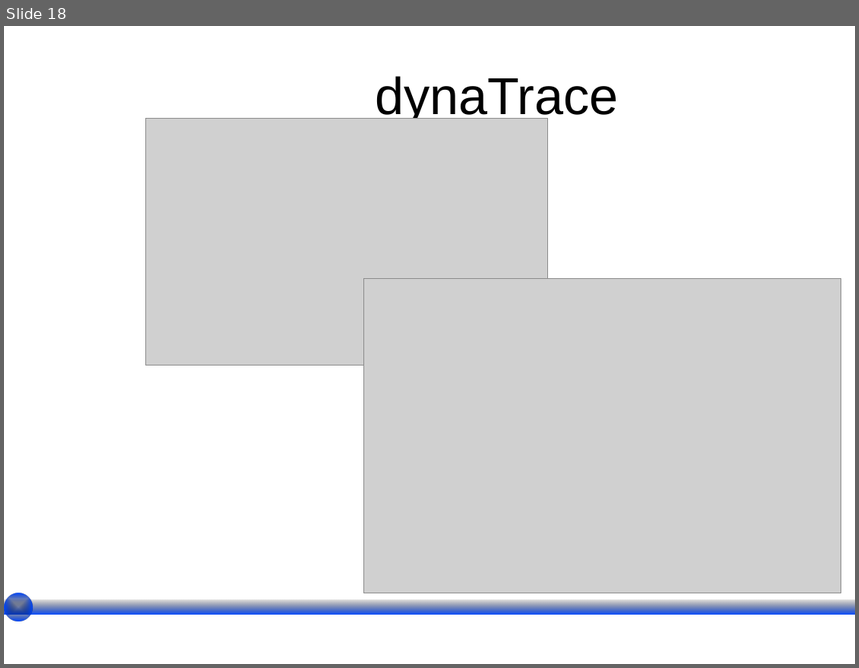
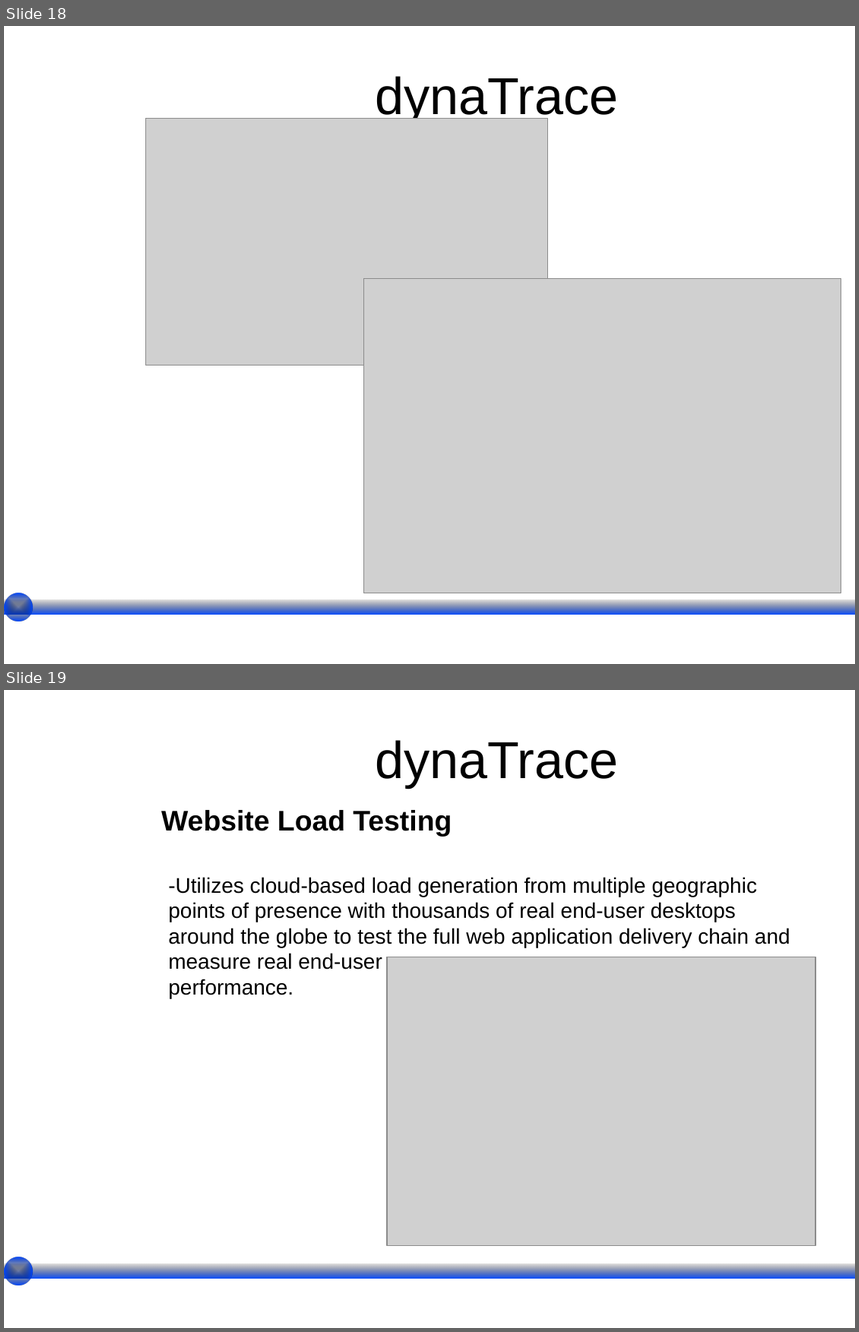
Before and after one commit to wesreisz/cis411-lightningTalks, a slide deck: Wellinghurst- dynaTrace.ppt. Shown one above the other, each under a label of ours: slide 18 before the commit, slides 18 and 19 after it. The pictures are 859x668 and 859x1332 pixels, drawn with LibreOffice and Linux fonts; fonts in the diff are those of the drawing; grey boxes stand for pictures; background and template pictures are left out. Boxes give left, top, right and bottom in pixels: in the first picture for what was removed or moved away, otherwise in the second. Text is boxed around its words. In the diff, an @@ line names an element or a change of style, - is before the commit and + after.

```diff
--- a/Wellinghurst- dynaTrace.ppt
+++ b/Wellinghurst- dynaTrace.ppt
@@ slide 19 added at box(4, 690, 855, 1328), background picture (left out) @@
@@ title added at box(375, 740, 619, 788), 44 pt, text #000000 @@
+dynaTrace
@@ text added at box(161, 810, 452, 837), 24 pt, text #000000, bold @@
+Website Load Testing
@@ text added at box(168, 877, 791, 999), 18 pt, text #000000 @@
+-Utilizes cloud-based load generation from multiple geographic points of presence with thousands of real end-user desktops around the globe to test the full web application delivery chain and
+measure real end-user
+performance.
@@ picture added at box(387, 958, 816, 1246) @@
@@ ellipse added at box(4, 1258, 32, 1286), fill gradient #000000 to #0047FF @@
@@ rectangle added at box(4, 1265, 855, 1279), fill gradient #000000 to #0047FF @@
```
Also in this commit, not shown: 1 slide changed, 1 slide removed.
